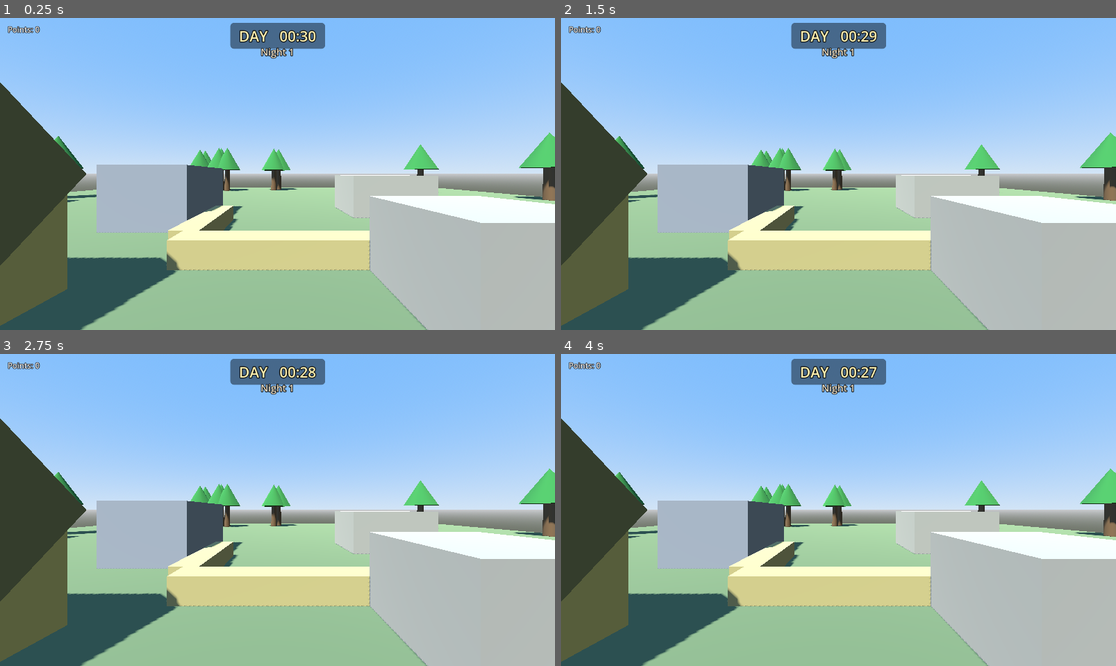
Above: before the commit, frames 1-4 (two rows, left to right).
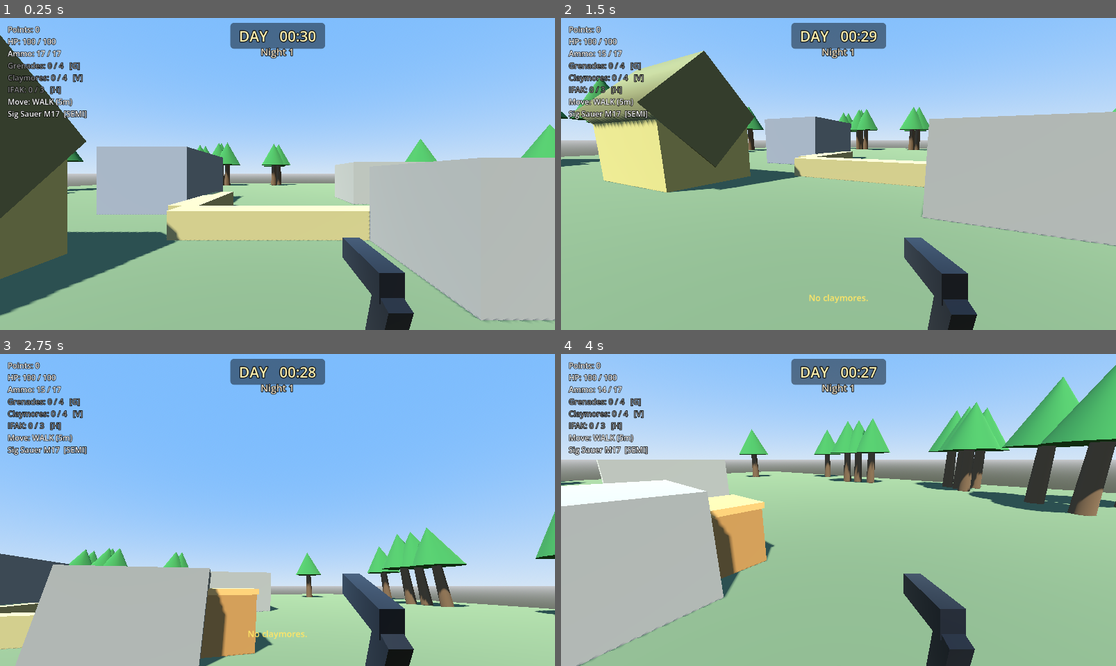
Above: after the commit, the same moments.

Repository: aepibailey/Zombie-Game
Game: Godot game, scene res://scenes/Main.tscn
Two runs of this game, one before a commit and one after it. Both use one fixed random seed, a clock stepped at 60 frames per second and the inputs below.
Inputs (mouse positions are in pixels of both pictures, inside the frame that each line leads up to):
- Up to frame 1 (0.25 s): no input
- Up to frame 2 (1.5 s): tap Enter at 0.5 s; move the mouse to (960, 158) at 0.52 s; hold D 0.53-1.25 s; tap V (equip_claymore) at 0.6 s; click (960, 158) at 0.67 s; tap Space at 0.77 s; drag from (727, 189) to (810, 236) at 1.27 s
- Up to frame 3 (2.75 s): move the mouse to (333, 441) at 2.02 s; hold D from 2.03 s (still down); hold E (interact) from 2.03 s (still down)
- Up to frame 4 (4 s): release D at 2.75 s; release E (interact) at 2.75 s; drag from (810, 572) to (672, 463) at 2.77 s; move the mouse to (1005, 556) at 3.52 s; hold A from 3.53 s (still down); tap Y at 3.6 s; tap Space at 3.77 s

The runs differ from the first frame. In frame 1, 30% of the frame differs, in the area x 0-100%, y 5-100%; in frame 2, 59%; in frame 3, 66%; in frame 4, 71%, in the area x 0-100%, y 3-100%.
Error before the commit: Parse Error: Identifier "Zombie" not declared in the current scope. (res://scripts/Player.gd:450)

Commit message:
Declare class_name Zombie — it was never declared at all
Zombie.gd has only ever had `extends CharacterBody3D`; `class_name Zombie`
was never in the file (confirmed with git log -S over the file's history).
Every bare `Zombie` class reference in the project was therefore
unresolvable:

  Player.gd:450      add_to_group(Zombie.GROUP_HOSTILE_TARGET)
  UAVOverlay.gd:52   if not (node is Zombie)
  UAVOverlay.gd:54   var zombie: Zombie = node as Zombie
  ApacheSystem.gd    six type annotations and casts

The scene instantiates Zombie.gd by path, so the zombies themselves always
worked; only the static references failed, which is why this surfaced as a
parse error rather than broken behaviour.

Also swept every capitalised identifier used in a member-access or type
position across all scripts against the set of declared class_names,
autoloads and engine types. Zombie was the only genuine miss — the rest
resolve to local enums, inner classes or built-ins.

Co-Authored-By: Claude Opus 5 <noreply@anthropic.com>
Claude-Session: https://claude.ai/code/session_01GYUJQnPzi923Fa9UGz9bkd

Diff:
--- a/scripts/Zombie.gd
+++ b/scripts/Zombie.gd
@@ -1,4 +1,5 @@
 extends CharacterBody3D
+class_name Zombie
 ## Walker zombie: enum state machine (Wander / Investigate / Chase / Attack)
 ## driven by the noise bus and line-of-sight. See PROJECT_SPEC.md "Zombie AI".
 
